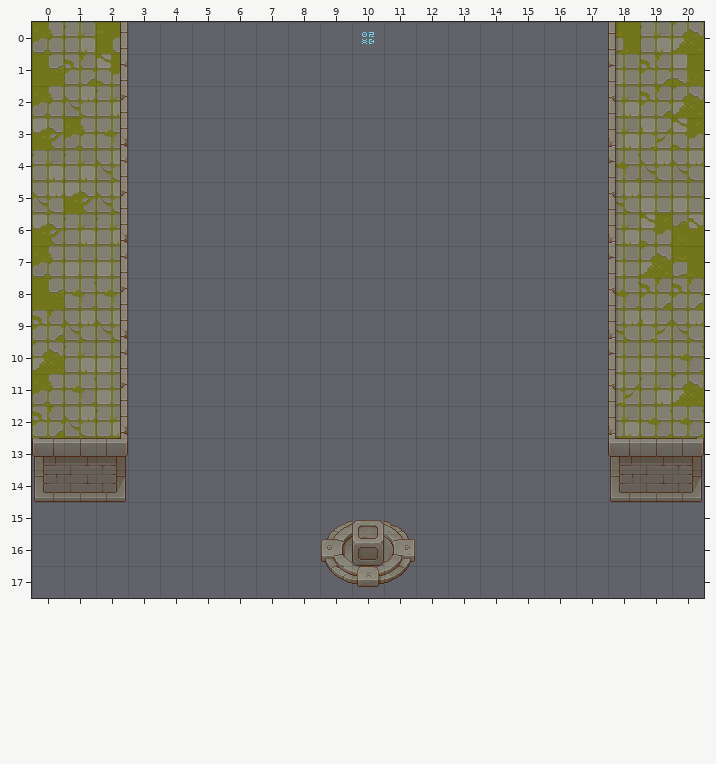
Two versions of a level (Tiled map (JSON), src/components/storylines/phaserGame/tiled/castleMap.json). The first picture shows the starting point.
Cells are 32x32 px. Shown: x 0..20, y 0..17.
Once edited:
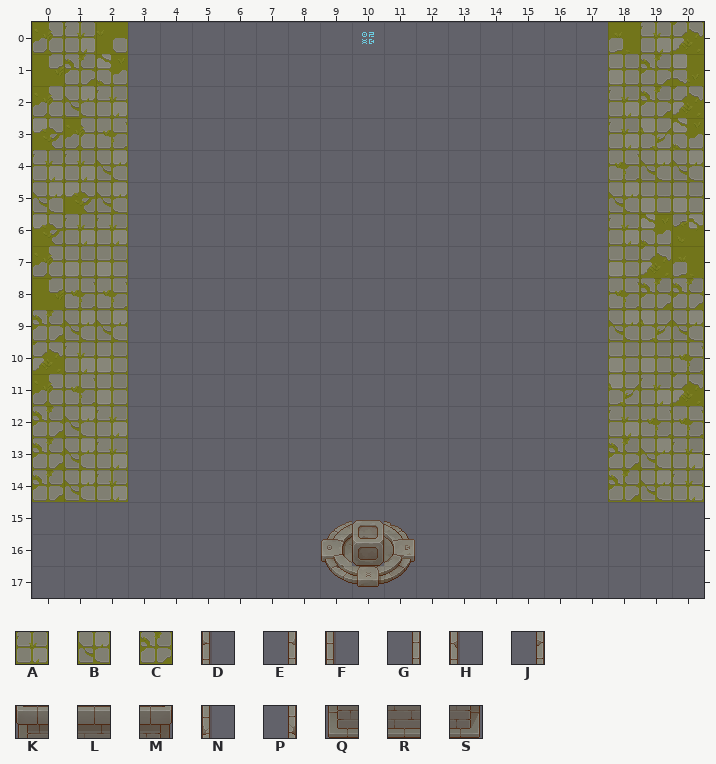
Key: from "tx-tileset-grass": A 33, B 48, C 49; from "tx-tileset-wall": D 25, E 26, F 33, G 35, H 41, J 42, K 49, L 50, M 51, N 57, P 58, Q 65, R 66, S 67.
_ is an empty cell.
The commit says: Update castleMap - Add tiles to layer-wall-top
The exact change:
{"where": "layer \"layer-wall-top\""}
{"y":13,"x":0,"old":"___","new":"CBA"}
{"y":13,"x":18,"old":"___","new":"CBA"}
{"y":14,"x":0,"old":"___","new":"CBA"}
{"y":14,"x":18,"old":"___","new":"CBA"}
{"where": "layer \"layer-wall-side\" (now hidden)"}
{"y":0,"x":2,"old":"G","new":"_"}
{"y":0,"x":18,"old":"F","new":"_"}
{"y":1,"x":2,"old":"E","new":"_"}
{"y":1,"x":18,"old":"D","new":"_"}
{"y":2,"x":2,"old":"J","new":"_"}
{"y":2,"x":18,"old":"H","new":"_"}
{"y":3,"x":2,"old":"P","new":"_"}
{"y":3,"x":18,"old":"N","new":"_"}
{"y":4,"x":2,"old":"E","new":"_"}
{"y":4,"x":18,"old":"D","new":"_"}
{"y":5,"x":2,"old":"J","new":"_"}
{"y":5,"x":18,"old":"H","new":"_"}
{"y":6,"x":2,"old":"P","new":"_"}
{"y":6,"x":18,"old":"N","new":"_"}
{"y":7,"x":2,"old":"E","new":"_"}
{"y":7,"x":18,"old":"D","new":"_"}
{"y":8,"x":2,"old":"J","new":"_"}
{"y":8,"x":18,"old":"H","new":"_"}
{"y":9,"x":2,"old":"P","new":"_"}
{"y":9,"x":18,"old":"N","new":"_"}
{"y":10,"x":2,"old":"E","new":"_"}
{"y":10,"x":18,"old":"D","new":"_"}
{"y":11,"x":2,"old":"J","new":"_"}
{"y":11,"x":18,"old":"H","new":"_"}
{"y":12,"x":2,"old":"P","new":"_"}
{"y":12,"x":18,"old":"N","new":"_"}
{"y":13,"x":0,"old":"KLM","new":"___"}
{"y":13,"x":18,"old":"KLM","new":"___"}
{"y":14,"x":0,"old":"QRS","new":"___"}
{"y":14,"x":18,"old":"QRS","new":"___"}
